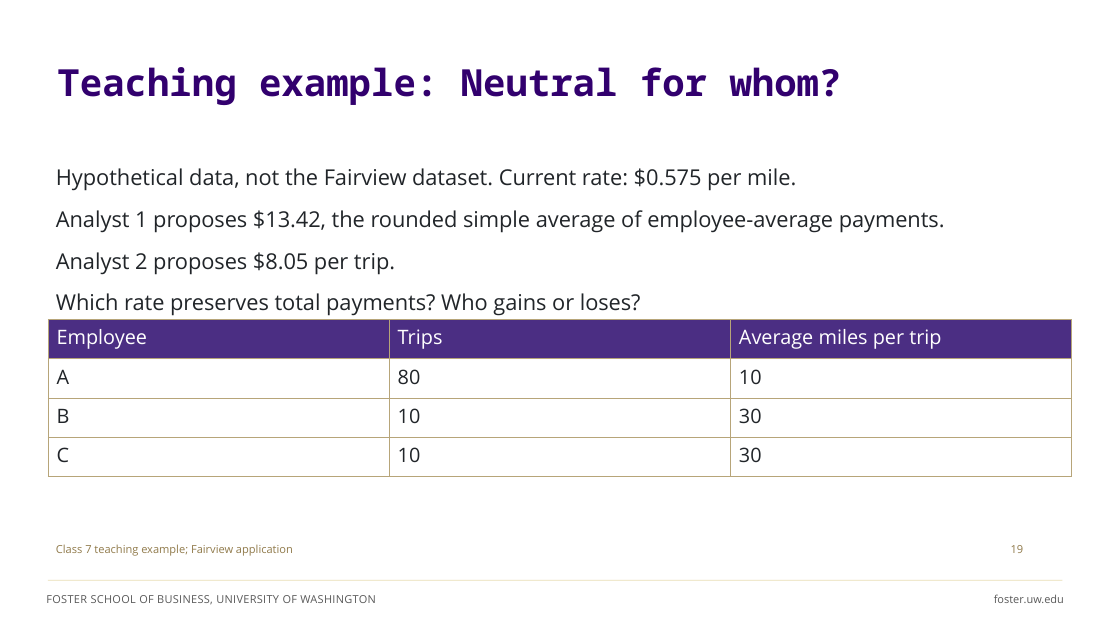
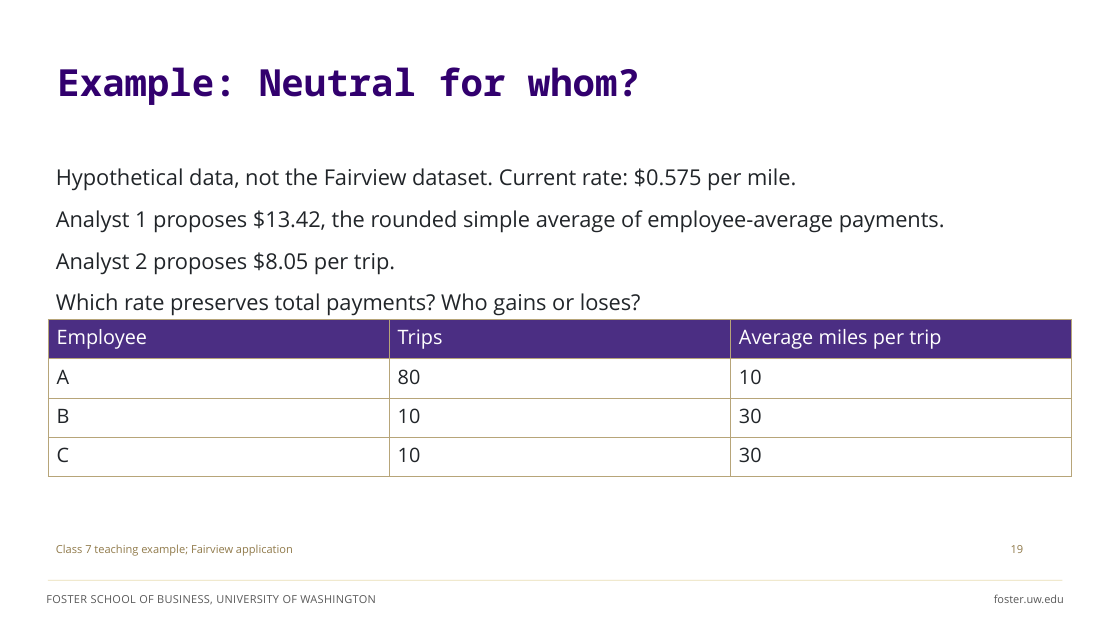
Before and after one commit to ashercurtis/slides.io, a slide deck: slide 20 of ACCTG320/ACCTG320Class07_2026.pptx (slide 26 before the commit). Drawn at 1120x630 pixels with LibreOffice and Linux fonts; fonts in the diff are those of the drawing. Boxes give left, top, right and bottom in pixels: in the first picture for what was removed or moved away, otherwise in the second. Text is boxed around its words. In the diff, an @@ line names an element or a change of style, - is before the commit and + after.

```diff
--- a/ACCTG320/ACCTG320Class07_2026.pptx
+++ b/ACCTG320/ACCTG320Class07_2026.pptx
@@ text at box(57, 67, 640, 105): text changed @@
-Teaching example: Neutral for whom?
+Example: Neutral for whom?
```
Also in this commit, not shown: 11 other slides changed, 3 slides added, 9 slides removed.
